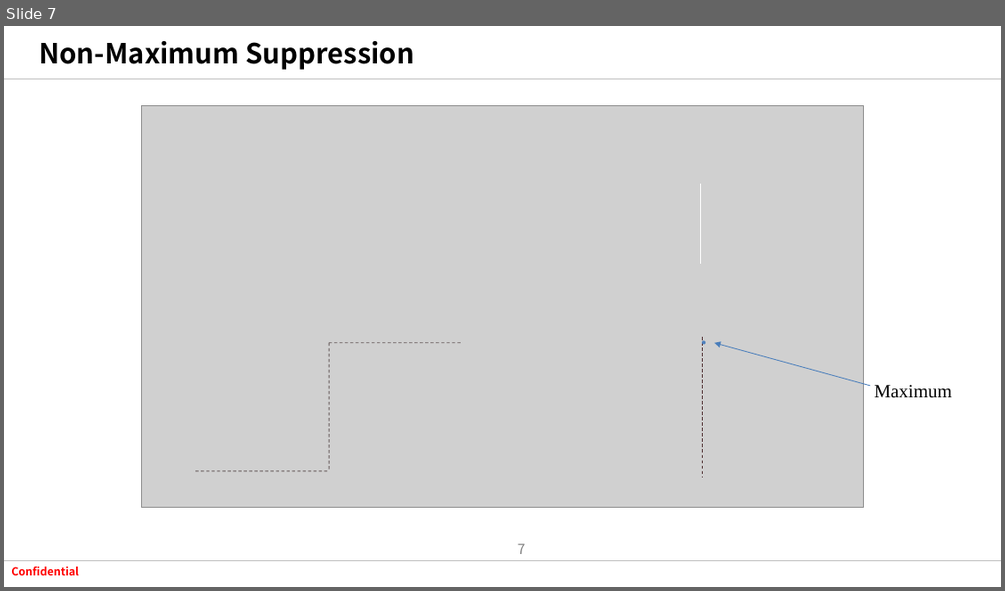
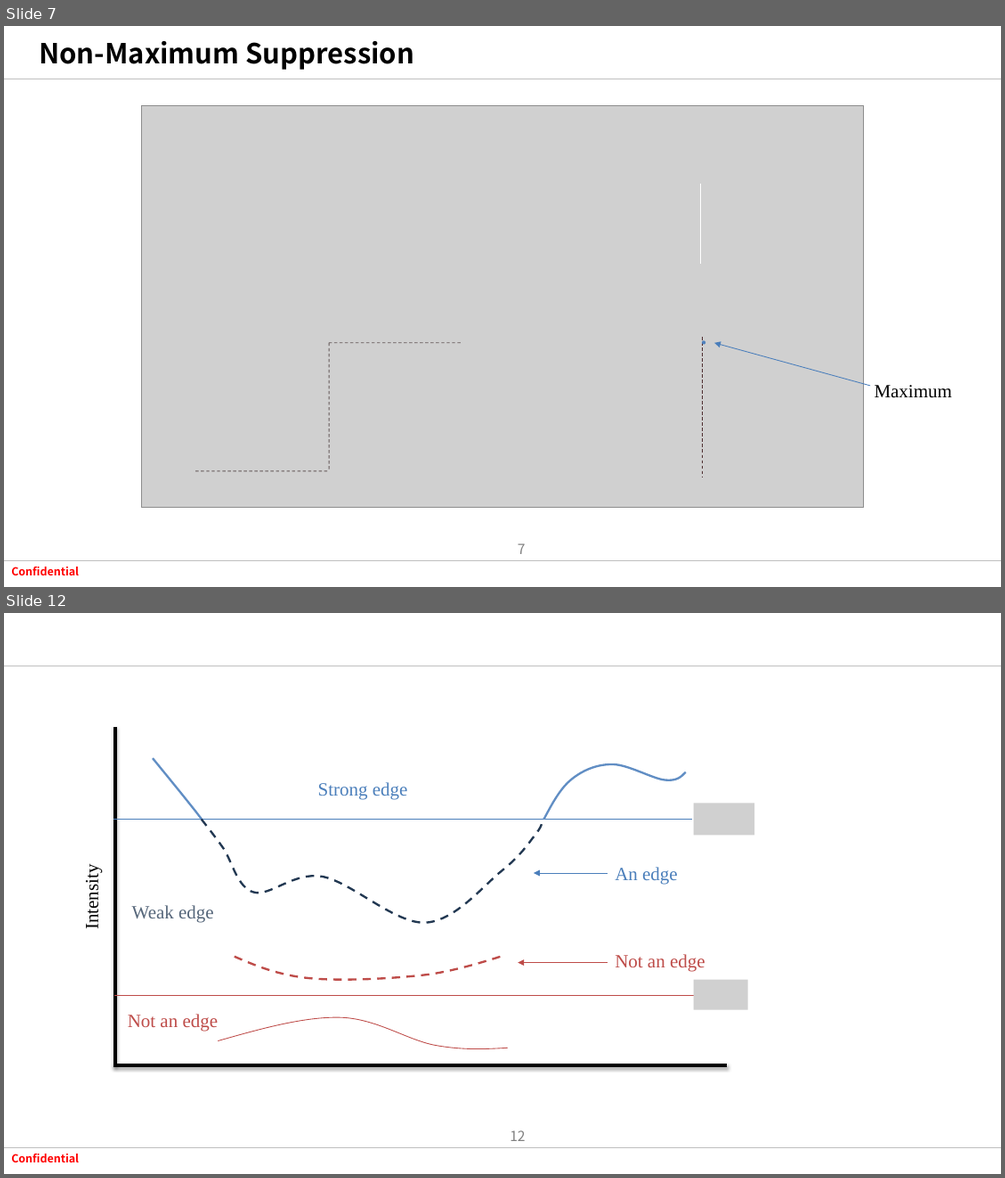
Before and after one commit to tuananh020400/FresherXavisTech, a slide deck: Document/SlideWeek4/CannyEdge.pptx. Shown one above the other, each under a label of ours: slide 7 before the commit, slides 7 and 12 after it; the slides between them are not shown. The pictures are 1005x591 and 1005x1178 pixels, drawn with LibreOffice and Linux fonts; fonts in the diff are those of the drawing; grey boxes stand for pictures; background and template pictures are left out. Boxes give left, top, right and bottom in pixels: in the first picture for what was removed or moved away, otherwise in the second. Text is boxed around its words. In the diff, an @@ line names an element or a change of style, - is before the commit and + after.

```diff
--- a/Document/SlideWeek4/CannyEdge.pptx
+++ b/Document/SlideWeek4/CannyEdge.pptx
@@ slide 12 added at (4,613,1001,1174), background #FFFFFF; not listed: 4 template elements that a slide beside it also shows @@
@@ line added from (115, 727) to (115, 1066), #000000 3 pt @@
@@ freeform shape added at (153,758,202,820), outline #618EC4 2 pt @@
@@ freeform shape added at (544,764,686,819), outline #618EC4 2 pt @@
@@ text added at (318,782,408,800), 18 pt, text #4B7FBB @@
+Strong edge
@@ line added from (114, 819) to (692, 819), #4B7EBC 0.75 pt @@
@@ freeform shape added at (202,819,542,923), outline #233953 2 pt dashed @@
@@ picture added at (694,803,755,835) @@
@@ text added at (81,870,102,927), 18 pt, text #000000 @@
+Intensity
@@ arrow added from (607, 873) to (534, 873), #4B7EBC 0.75 pt @@
@@ text added at (615,867,678,884), 18 pt, text #4B7FBB @@
+An edge
@@ text added at (132,905,214,923), 18 pt, text #55667A @@
+Weak edge
@@ freeform shape added at (235,956,502,980), outline #BE4C49 2 pt dashed @@
@@ text added at (615,954,705,972), 18 pt, text #BE4C49 @@
+Not an edge
@@ arrow added from (607, 962) to (518, 962), #BF4C48 0.75 pt @@
@@ picture added at (694,980,748,1009) @@
@@ line added from (114, 996) to (694, 996), #BF4C48 0.75 pt @@
@@ text added at (128,1013,218,1030), 18 pt, text #BE4C49 @@
+Not an edge
@@ freeform shape added at (218,1018,507,1049), outline #BF4C48 0.75 pt @@
@@ line added from (727, 1065) to (114, 1065), #000000 3 pt @@
```
Also in this commit, not shown: 1 slide changed, 4 other slides added, 3 other files.
